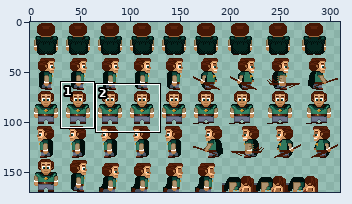
File history of a sprite sheet, images/warrior.png. The first picture is a wide view before the edit; the outline marks the close-up.
Close-up. First the earlier version:
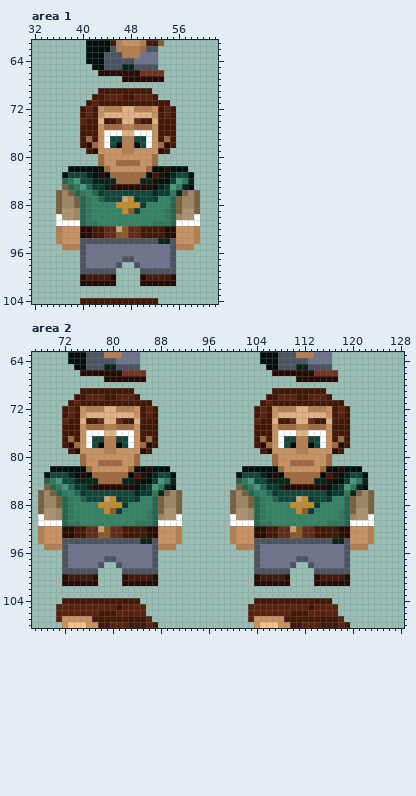
The file is 310x170 pixels. Shown: area 1: x 32..62, y 61..104; area 2: x 67..128, y 63..108. The commit also changed other parts of the picture, which this record leaves out.
After:
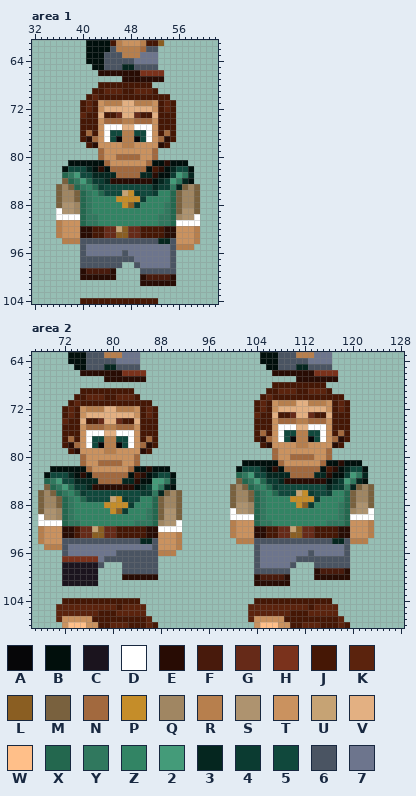
Palette (. is transparent): A #060608  B #010f0c  C #1b141e  D #ffffff  E #280c04  F #481a0c  G #662a18  H #7a321c  J #451705  K #5b230d  L #8a5e22  M #79613e  N #a2693e  P #c58d29  Q #a08662  R #b77f4d  S #ae936f  T #ca925f  U #c6a374  V #e3b082  W #ffbf89  X #23674e  Y #30785e  Z #328464  2 #449b79  3 #05261f  4 #0b3b31  5 #10483c  6 #4a5462  7 #6d758d
Edits made:
Changed rows in their new state; - is an unchanged pixel.
Area 1:
first column x 36:
 68 -------JJJJJJJJJ--------
 69 ------J-KKK--KKKJ-------
 70 -----JK-JJJ--JJJ-JJ-----
 71 ----JKJTRRRVVRRRT-KJ----
 72 --------VVV--VVV--------
 73 ----KJ-VJJG--GJJV-J-----
 74 ----J--TNNNRRNNNT-------
 75 --------DDDVVDDD--------
 76 -----N---55RR55---N-----
 77 -----EN---A--A---NE-----
 78 ----.JE-TTT--TTT-EJ.----
 79 -----..N---TT---N..-----
 80 ----------NNNN----------
 81 --BBBBBBN-TTTT-NBBEBBB--
 82 -B5553-EBNNNNNNBJEB355B-
 83 -XY2-53333----33EB-42Y3-
 84 -MXY2X44-EEEEEEEB342Y3B-
 85 MQMXYZX-5555555534-Y3MQM
 86 --QMXYZX---UP4--4ZZXMQ--
 87 -------ZZZPP-P4ZZ-------
 88 -SSQ------Z-L4Z---Y-----
 89 D----------ZZZ----------
 90 -DDD--Y----------Y------
 91 RTTT------------Z-------
 94 .RRR--------------------
 95 -...--------------------
 96 -----------6------------
 97 -----666666-------------
 98 -----66666--------------
 99 ----EFFFFE--------------
100 -----EEEE---------------
101 ----......--------------
Area 2:
first column x 72:
 68 -----------------------------------JJJJJJJJJ--------
 69 ----------------------------------J-KKK--KKKJ-------
 70 ---------------------------------JK-JJJ--JJJ-JJ-----
 71 --------------------------------JKJTRRRVVRRRT-KJ----
 72 ------------------------------------VVV--VVV--------
 73 --------------------------------KJ-VJJG--GJJV-J-----
 74 --------------------------------J--TNNNRRNNNT-------
 75 ------------------------------------DDDVVDDD--------
 76 ---------------------------------N---55RR55---N-----
 77 ---------------------------------EN---A--A---NE-----
 78 --------------------------------.JE-TTT--TTT-EJ.----
 79 ---------------------------------..N---TT---N..-----
 80 --------------------------------------NNNN----------
 81 ------------------------------BBBBBBN-TTTT-NBBEBBB--
 82 -----------------------------B5553-EBNNNNNNBJEB355B-
 83 -----------------------------XY2-53333----33EB-42Y3-
 84 ---------------2-------------MXY2X44-EEEEEEEB342Y3B-
 85 ----------------------------MQMXYZX-5555555534-Y3MQM
 86 ------------5-----------------QMXYZX---UP4--4ZZXMQ--
 87 -------5UP4-5----------------------ZZZPP-P4ZZ-------
 88 ------Z---P4-----------------SSQ------Z-L4Z---Y--SS-
 89 -------ZPL4-----------------D----------ZZZ------Q--D
 90 ----------------M--M---------DDD----------------DDD-
 91 ----------------QSS---------RTTT----------------TTTR
 92 ---G-ULG-J------DDDD--------------------------------
 93 ---G-L-G-J------------------------------------------
 94 ----------------------------.RRR----------------RRR.
 95 ----------------TTTR---------...----------------...-
 96 ---------666666-RRR----------------------6----------
 97 HHHHHH---666666--------------------------666666-----
 98 CCCCCC---.66666--------------------------.66666-----
 99 CCCCCC------------------------------------EFFFFE----
100 CCCCCC-----EEEE----------------------------EEEE-----
101 CCCCCC----......--------------------------......----
Changed places in both close-ups, as pixel boxes (x1, y1, x2, y2):
changed: (56, 82, 200, 286)
changed: (230, 382, 374, 586)
changed: (62, 478, 182, 586)
